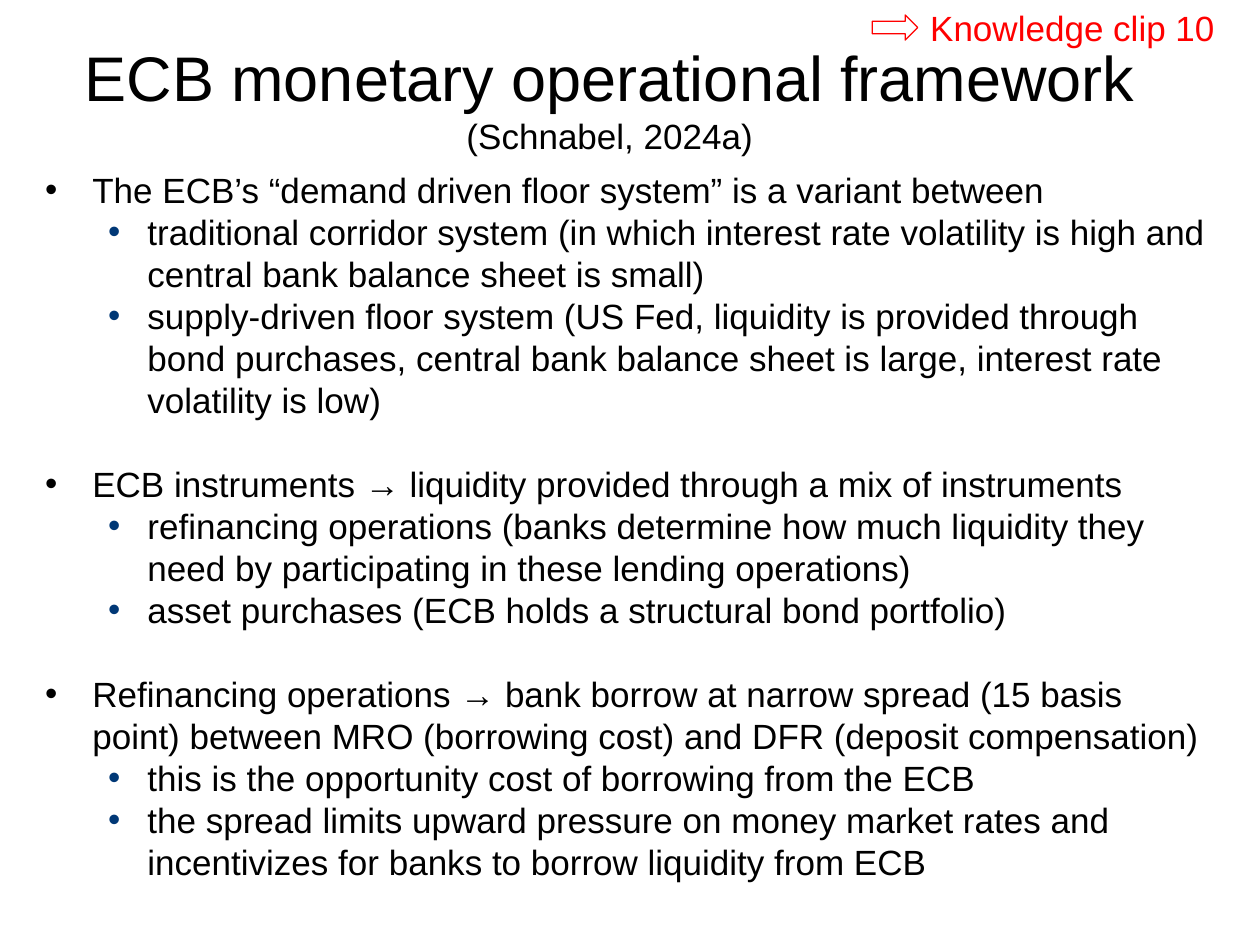
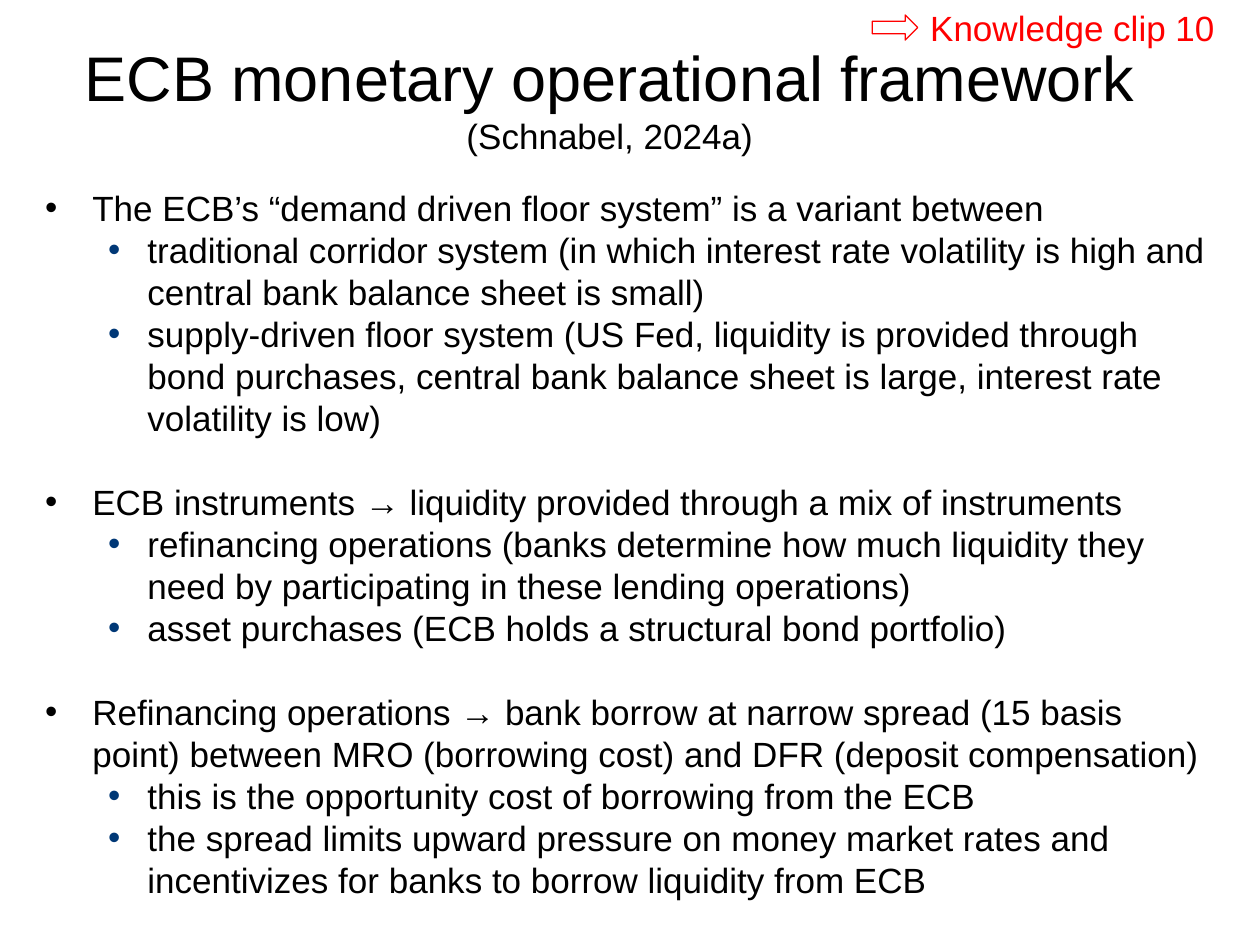
Before and after one commit to vandenEnd/VU, a slide deck: slide 8 of MIF_lecture_12_2027 V.pptx. Drawn at 1260x945 pixels with LibreOffice and Linux fonts; fonts in the diff are those of the drawing. Boxes give left, top, right and bottom in pixels: in the first picture for what was removed or moved away, otherwise in the second. Text is boxed around its words. In the diff, an @@ line names an element or a change of style, - is before the commit and + after.

```diff
--- a/MIF_lecture_12_2027 V.pptx
+++ b/MIF_lecture_12_2027 V.pptx
@@ text "The ECB’s “demand driven floor ...": place and size @@
-text "The ECB’s “demand driven floor ..." at [92, 177, 1204, 882]
+text "The ECB’s “demand driven floor ..." at [92, 195, 1204, 900]
```
Also in this commit, not shown: 8 other slides changed, 6 other files.
